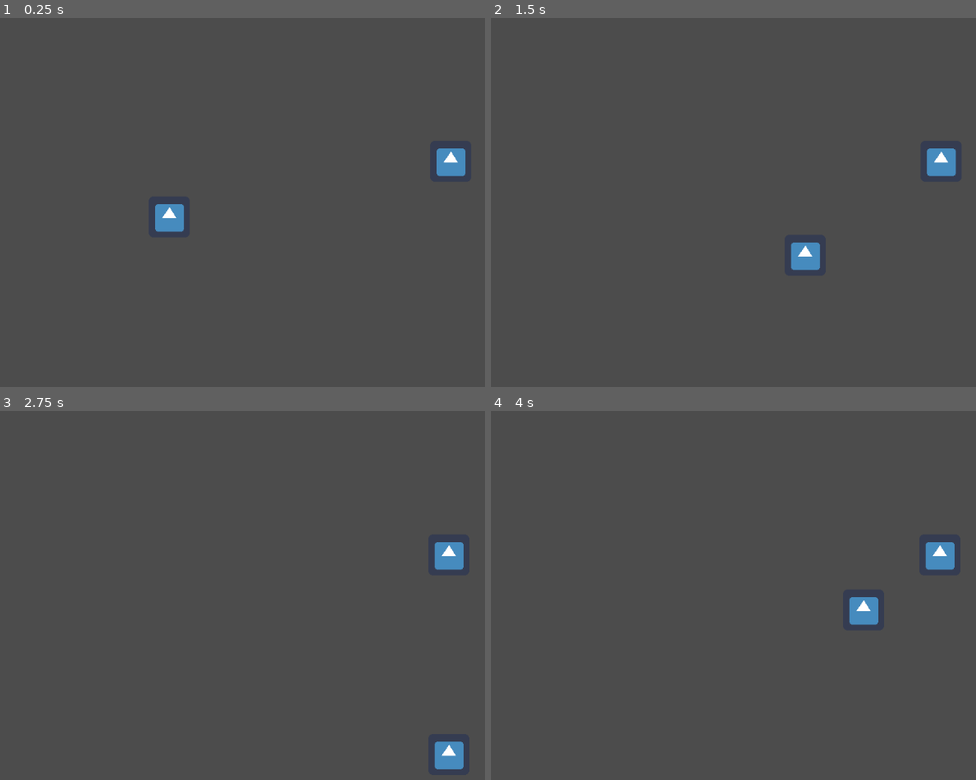
Above: before the commit, frames 1-4 (two rows, left to right).
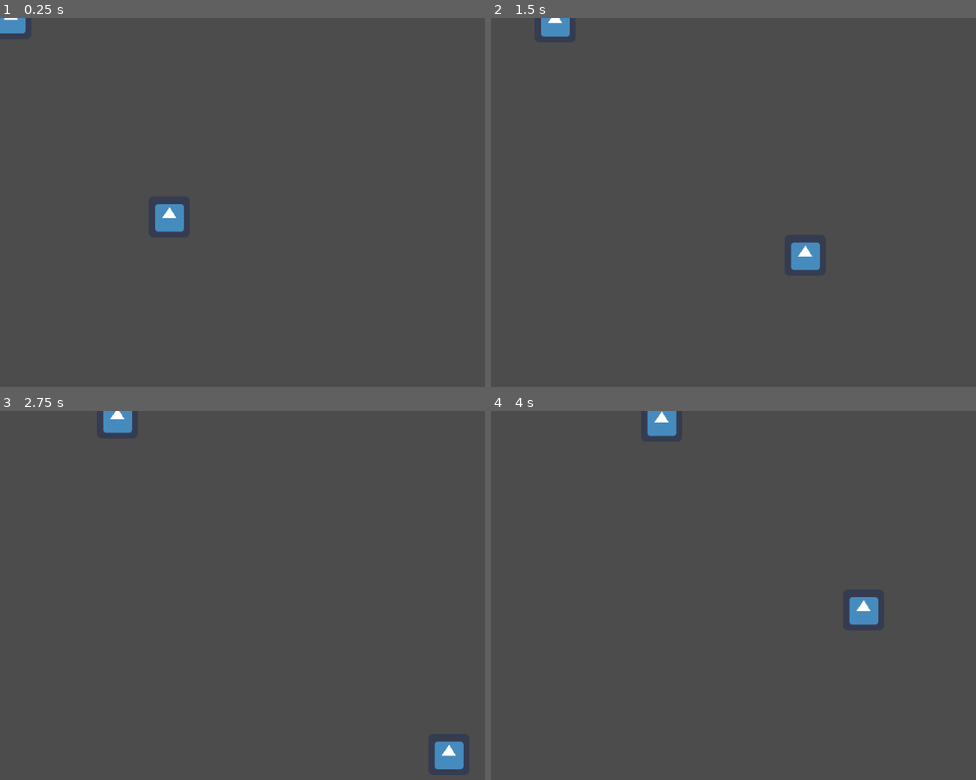
Above: after the commit, the same moments.

Repository: Jimmy-s-Test-Site/20210514_godot_wild
Game: Godot game, scene res://Developers/Julian/Cop/CopTest.tscn
The game is run twice, just before and just after one commit, with the same random seed, the same clock (stepped at 60 frames per second) and the same inputs. This scene is started directly instead of the project's main scene. The engine's default icon, where the game draws it, is replaced by a stand-in: a white triangle on a blue panel in a dark square.
Inputs:
- Up to frame 1 (0.25 s): no input
- Up to frame 2 (1.5 s): hold D (move_right) 0.53-1.28 s; hold S (move_down) from 1.28 s (still down)
- Up to frame 3 (2.75 s): release S (move_down) at 2.03 s; hold D (move_right) from 2.03 s (still down)
- Up to frame 4 (4 s): release D (move_right) at 2.78 s; hold W (move_up) 2.78-3.53 s; hold A (move_left) from 3.53 s (still down)

The runs differ from the first frame. In frame 1, 0.7% of the frame differs, in the area x 0-96%, y 0-43%; in frame 2, 0.8%; in frame 3, 0.8%; in frame 4, 0.9%, in the area x 32-96%, y 0-44%.

Commit message:
Finished cop :P

Diff:
--- a/Developers/Julian/Cop/Cop.gd
+++ b/Developers/Julian/Cop/Cop.gd
@@ -5,34 +5,61 @@
 	CHASE
 }
 
+export(NodePath) var patrol_path
+export(NodePath) var player_path
 export(int) var speed = 8000
-export(NodePath) var player_path
 
 onready var player : Node2D = self.get_node_or_null(self.player_path)
 onready var state : int = STATE.ROAM
 
+var attacking := false
 var target := Vector2.ZERO
 var movement := Vector2.ZERO
 
+var patrol_points
+var patrol_index = 0
+
+func _ready() -> void:
+	if self.patrol_path != null:
+		self.patrol_points = self.get_node(patrol_path).curve.get_baked_points()
 
 func _physics_process(delta: float) -> void:
 	match self.state:
 		STATE.ROAM:
-			pass
+			if self.patrol_path == null:
+				return
+
+			self.target = self.patrol_points[self.patrol_index]
+
+			if self.position.distance_to(target) < 1:
+				self.patrol_index = wrapi(self.patrol_index + 1, 0, self.patrol_points.size())
+				self.target = self.patrol_points[self.patrol_index]
+
+			self.movement = (self.target - self.position).normalized() * self.speed * delta
+			self.movement = self.move_and_slide(self.movement)
+
 		STATE.CHASE:
-			self.move_and_slide((self.target * self.speed * delta).normalized())
+			self.target = self.global_position.direction_to(self.player.global_position)
+			self.move_and_slide(self.target * self.speed * delta)
 
 
 func _on_Area2D_body_entered(body: Node) -> void:
-	print("entered :P")
-	if self.player != null:
-		self.target = self.global_position.direction_to(self.player.global_position)
-		self.state = STATE.CHASE
-	else:
-		self.target = Vector2.ZERO
-		self.state = STATE.ROAM
+	if $InitTimer.is_stopped():
+		if self.player != null:
+			self.state = STATE.CHASE
+		else:
+			self.state = STATE.ROAM
 
 
 func _on_Area2D_body_exited(body: Node) -> void:
 	self.target = Vector2.ZERO
 	self.state = STATE.ROAM
+
+
+func _on_AttackArea2D_body_entered(body: Node) -> void:
+	if $InitTimer.is_stopped():
+		self.attacking = true
+
+
+func _on_AttackArea2D_body_exited(body: Node) -> void:
+	self.attacking = false
--- a/Developers/Julian/Cop/Cop.tscn
+++ b/Developers/Julian/Cop/Cop.tscn
@@ -7,7 +7,10 @@
 extents = Vector2( 32, 32 )
 
 [sub_resource type="CircleShape2D" id=2]
-radius = 117.004
+radius = 252.008
+
+[sub_resource type="CircleShape2D" id=3]
+radius = 108.227
 
 [node name="Cop" type="KinematicBody2D"]
 script = ExtResource( 2 )
@@ -18,9 +21,21 @@
 [node name="CollisionShape2D" type="CollisionShape2D" parent="."]
 shape = SubResource( 1 )
 
-[node name="Area2D" type="Area2D" parent="."]
+[node name="VisionArea2D" type="Area2D" parent="."]
 
-[node name="CollisionShape2D" type="CollisionShape2D" parent="Area2D"]
+[node name="CollisionShape2D" type="CollisionShape2D" parent="VisionArea2D"]
 shape = SubResource( 2 )
-[connection signal="body_entered" from="Area2D" to="." method="_on_Area2D_body_entered"]
-[connection signal="body_exited" from="Area2D" to="." method="_on_Area2D_body_exited"]
+
+[node name="AttackArea2D" type="Area2D" parent="."]
+
+[node name="CollisionShape2D" type="CollisionShape2D" parent="AttackArea2D"]
+shape = SubResource( 3 )
+
+[node name="InitTimer" type="Timer" parent="."]
+wait_time = 0.1
+one_shot = true
+autostart = true
+[connection signal="body_entered" from="VisionArea2D" to="." method="_on_Area2D_body_entered"]
+[connection signal="body_exited" from="VisionArea2D" to="." method="_on_Area2D_body_exited"]
+[connection signal="body_entered" from="AttackArea2D" to="." method="_on_AttackArea2D_body_entered"]
+[connection signal="body_exited" from="AttackArea2D" to="." method="_on_AttackArea2D_body_exited"]
--- a/Developers/Julian/Cop/CopTest.tscn
+++ b/Developers/Julian/Cop/CopTest.tscn
@@ -1,14 +1,22 @@
-[gd_scene load_steps=3 format=2]
+[gd_scene load_steps=4 format=2]
 
 [ext_resource path="res://Developers/Julian/Cop/Cop.tscn" type="PackedScene" id=1]
 [ext_resource path="res://Developers/Lilou/Scenes/Player.tscn" type="PackedScene" id=2]
 
+[sub_resource type="Curve2D" id=1]
+_data = {
+"points": PoolVector2Array( 0, 0, 0, 0, 724, 43, 0, 0, 0, 0, 957, 172, 0, 0, 0, 0, 850, 565, 0, 0, 0, 0, 507, 484, 0, 0, 0, 0, 477, 213, 0, 0, 0, 0, 724, 43 )
+}
+
 [node name="CopTest" type="Node2D"]
-
-[node name="Cop" parent="." instance=ExtResource( 1 )]
-position = Vector2( 703, 224 )
-speed = 2000
-player_path = NodePath("../Player")
 
 [node name="Player" parent="." instance=ExtResource( 2 )]
 position = Vector2( 264, 311 )
+
+[node name="Cop" parent="." instance=ExtResource( 1 )]
+patrol_path = NodePath("../Path2D")
+player_path = NodePath("../Player")
+speed = 4000
+
+[node name="Path2D" type="Path2D" parent="."]
+curve = SubResource( 1 )
Not shown: 1 places in Developers/Julian/Cop/Cop.tscn that only renumber resources
